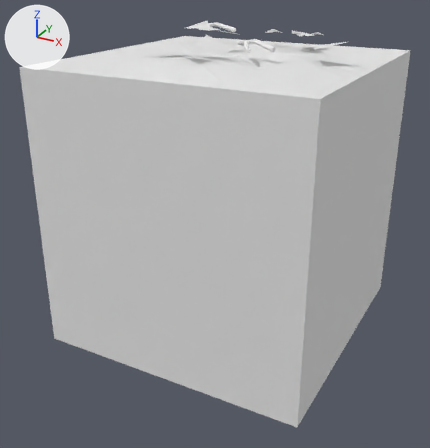
Two versions of the FBX model Assets/Tiles/Dark/Dead Tile 0.fbx, one commit apart.
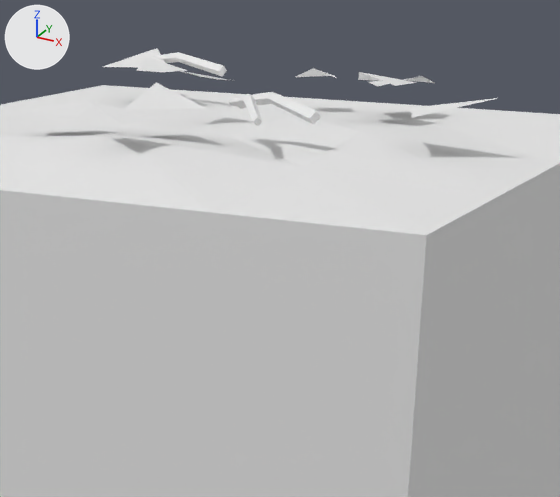
Each version appears first whole from a 50 mm camera at (1.95, -3.79, 1.66) aimed at (-0.05, -0.16, -0.16), and next in a close-up on the part from 33% to 88% of the width and 0% to 47% of the height. Arrows for +X, +Y and +Z are at upper left; the lights stay in place. The older version's two pictures come first. Where no turn or scale is listed for an object, it has been applied to the vertices. Vertices at exactly the same position are counted once.

Objects in the first close-up: 'Dead Tile 0'.
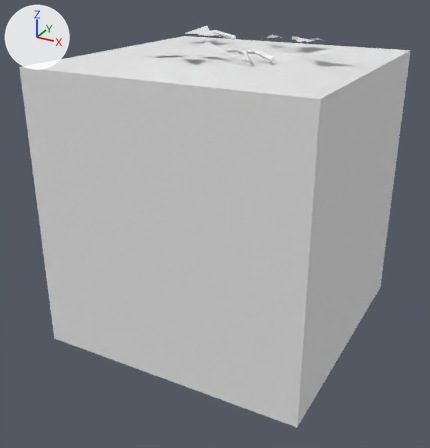
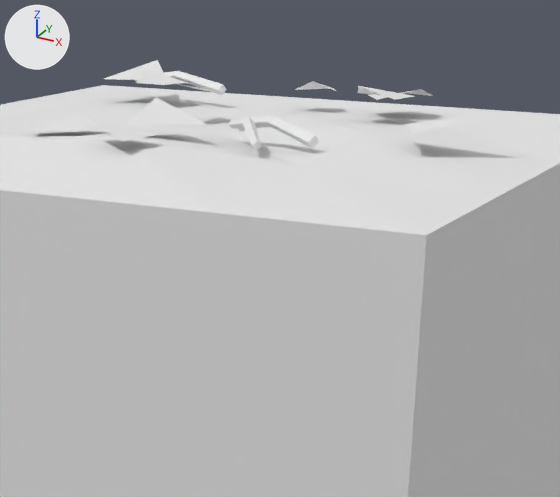
Edits to the bpy script that builds the scene:
```text
Change me_dead_tile_0:
    used by ob_dead_tile_0; location = (0.0, 0.0, 0.0)
    remove me_dead_tile_0.from_pydata(...)  # 118 vertices, 90 faces; spans x -1.0..1.0, y -1.0..1.0, z -1.0..1.22
    add me_dead_tile_0.from_pydata(...)  # 118 vertices, 90 faces; spans x -1.0..1.0, y -1.0..1.0, z -1.0..1.18
    me_dead_tile_0 part 1: the loose piece of 12 vertices spanning x -0.7..-0.28, y 0.58..0.74, z 1.15..1.22 is moved by (0.0, 0.0, -0.06)
    me_dead_tile_0 part 2: the loose piece of 12 vertices spanning x 0.11..0.46, y -0.33..-0.12, z 1.15..1.22 is moved by (0.0, 0.0, -0.06)
    me_dead_tile_0 part 3: the loose piece of 12 vertices spanning x 0.12..0.36, y -0.46..-0.11, z 1.15..1.22 is moved by (0.0, 0.0, -0.06)
    me_dead_tile_0 part 4: the loose piece of 5 vertices spanning x 0.23..0.42, y 0.4..0.58, z 1.18..1.21 is moved by (0.0, 0.0, -0.04)
    me_dead_tile_0 part 5: the loose piece of 4 vertices spanning x -0.22..-0.08, y 0.13..0.33, z 1.18..1.22 is moved by (0.0, 0.0, -0.04)
    me_dead_tile_0 part 6: the loose piece of 5 vertices spanning x 0.19..0.4, y 0.58..0.79, z 1.15..1.19 is moved by (0.0, 0.0, -0.04)
    me_dead_tile_0 part 7: the loose piece of 4 vertices spanning x -0.08..0.11, y -0.67..-0.53, z 1.17..1.21 is moved by (0.0, 0.0, -0.04)
    me_dead_tile_0 part 8: the loose piece of 4 vertices spanning x -0.1..0.15, y -0.47..-0.18, z 1.18..1.22 is moved by (0.0, 0.0, -0.04)
    me_dead_tile_0 part 9: the loose piece of 5 vertices spanning x -0.58..-0.41, y 0.48..0.65, z 1.17..1.2 is moved by (0.0, 0.0, -0.04)
    me_dead_tile_0 part 10: the loose piece of 4 vertices spanning x -0.7..-0.48, y 0.51..0.82, z 1.17..1.21 is moved by (0.0, 0.0, -0.04)
    me_dead_tile_0 part 11: the loose piece of 4 vertices spanning x 0.6..0.85, y -0.24..-0.06, z 1.18..1.22 is moved by (0.0, 0.0, -0.04)
    me_dead_tile_0 part 12: the loose piece of 5 vertices spanning x -0.04..0.1, y 0.6..0.75, z 1.16..1.19 is moved by (0.0, 0.0, -0.04)
    other edits to the shape of me_dead_tile_0 do not show in these pictures
```

Boxes (x1, y1, x2, y2) around the edits, measured in the close-ups (560 x 497 px; the box of a moved part takes in the faces that stretch with it):
'Dead Tile 0', reshaped
    before: (0, 48, 560, 497)
    after: (0, 60, 560, 497)
part 1 of me_dead_tile_0, moved or reshaped
    before: (152, 52, 227, 77)
    after: (135, 71, 227, 95)
part 2 of me_dead_tile_0, moved or reshaped
    before: (229, 92, 321, 125)
    after: (228, 115, 320, 149)
part 3 of me_dead_tile_0, moved or reshaped
    before: (236, 94, 262, 126)
    after: (235, 117, 262, 150)
part 4 of me_dead_tile_0, moved or reshaped
    before: (358, 72, 417, 86)
    after: (358, 86, 415, 100)
part 5 of me_dead_tile_0, moved or reshaped
    before: (177, 70, 234, 81)
    after: (178, 84, 230, 94)
part 6 of me_dead_tile_0, moved or reshaped
    before: (369, 76, 434, 86)
    after: (368, 89, 433, 100)
part 7 of me_dead_tile_0, moved or reshaped
    before: (87, 100, 158, 125)
    after: (88, 116, 158, 141)
part 8 of me_dead_tile_0, moved or reshaped
    before: (124, 82, 206, 110)
    after: (123, 97, 207, 126)
part 9 of me_dead_tile_0, moved or reshaped
    before: (137, 57, 187, 72)
    after: (137, 69, 188, 85)
part 10 of me_dead_tile_0, moved or reshaped
    before: (103, 48, 165, 68)
    after: (104, 60, 165, 80)
part 11 of me_dead_tile_0, moved or reshaped
    before: (405, 98, 497, 118)
    after: (405, 114, 496, 134)
part 12 of me_dead_tile_0, moved or reshaped
    before: (296, 68, 336, 78)
    after: (295, 81, 336, 91)
